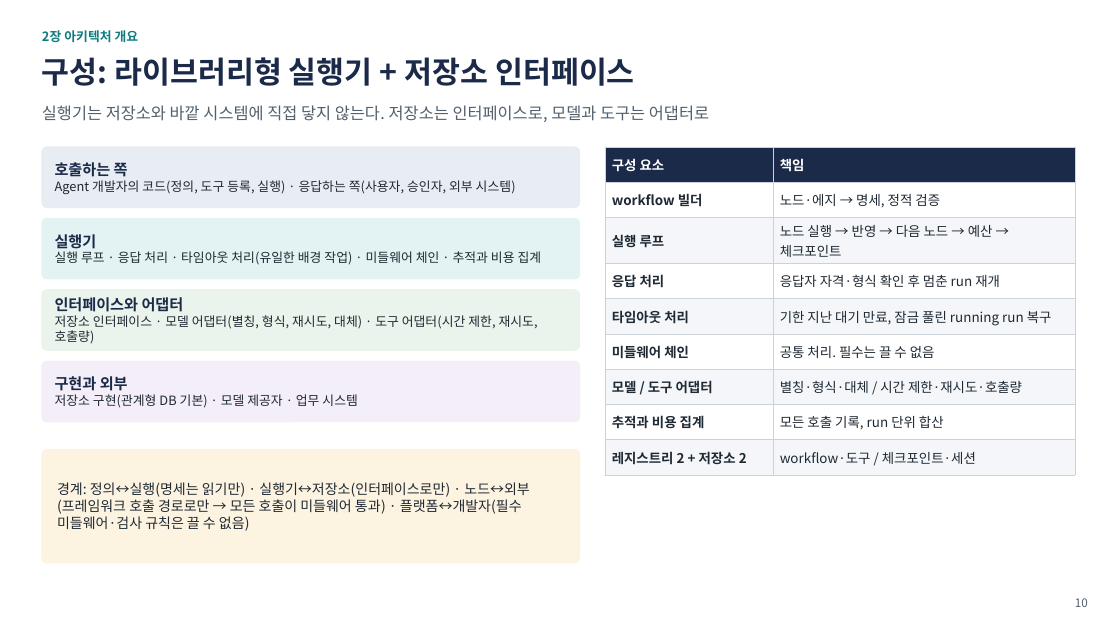
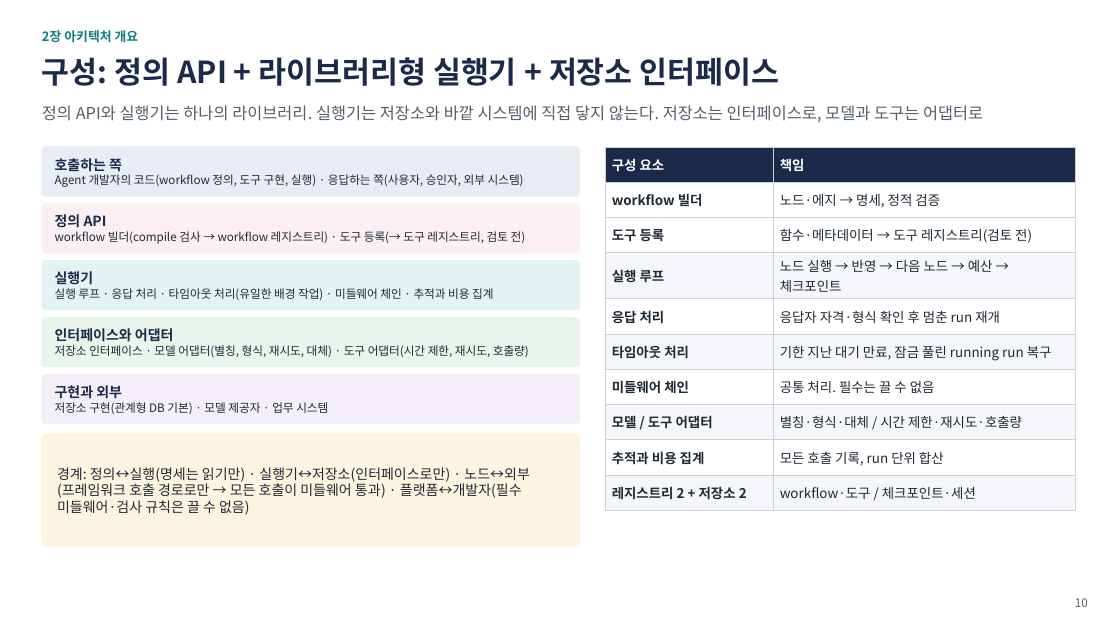
Before and after one commit to iwindfree/ai-agent-framework-architecture, a slide deck: slide 10 of AI_Agent_Workflow_Framework_Summary.pptx. Drawn at 1120x630 pixels with LibreOffice and Linux fonts; fonts in the diff are those of the drawing. Boxes give left, top, right and bottom in pixels: in the first picture for what was removed or moved away, otherwise in the second. Text is boxed around its words. In the diff, an @@ line names an element or a change of style, - is before the commit and + after.

```diff
--- a/AI_Agent_Workflow_Framework_Summary.pptx
+++ b/AI_Agent_Workflow_Framework_Summary.pptx
@@ text at bbox=[42, 57, 780, 86]: text changed @@
-구성: 라이브러리형 실행기 + 저장소 인터페이스
+구성: 정의 API + 라이브러리형 실행기 + 저장소 인터페이스
@@ text at bbox=[42, 105, 983, 122]: text changed @@
-실행기는 저장소와 바깥 시스템에 직접 닿지 않는다. 저장소는 인터페이스로, 모델과 도구는 어댑터로
+정의 API와 실행기는 하나의 라이브러리. 실행기는 저장소와 바깥 시스템에 직접 닿지 않는다. 저장소는 인터페이스로, 모델과 도구는 어댑터로
@@ rounded rectangle: place and size @@
-rounded rectangle at bbox=[42, 147, 580, 208]
+rounded rectangle at bbox=[42, 147, 580, 196]
@@ table at bbox=[605, 147, 1075, 504] @@
+row 3: 도구 등록 | 함수·메타데이터 → 도구 레지스트리(검토 전)
@@ text at bbox=[55, 174, 524, 187]: text changed; size 11 to 10 pt @@
-Agent 개발자의 코드(정의, 도구 등록, 실행) · 응답하는 쪽(사용자, 승인자, 외부 시스템)
+Agent 개발자의 코드(workflow 정의, 도구 구현, 실행) · 응답하는 쪽(사용자, 승인자, 외부 시스템)
@@ text at bbox=[55, 158, 122, 172]: size 13 to 12 pt in "호출하는 쪽" @@
@@ rounded rectangle added at bbox=[42, 204, 580, 253], fill #FCEFF4, outline #FCEFF4 1 pt @@
@@ text added at bbox=[55, 231, 526, 244], 10 pt, text #1F2933 @@
+정의 API
+workflow 빌더(compile 검사 → workflow 레지스트리) · 도구 등록(→ 도구 레지스트리, 검토 전)
@@ rounded rectangle: place and size @@
-rounded rectangle at bbox=[42, 218, 580, 279]
+rounded rectangle at bbox=[42, 260, 580, 309]
@@ text "실행기": place and size @@
-text "실행기" at bbox=[55, 234, 542, 265]
+text "실행기" at bbox=[55, 271, 493, 300]
@@ text "실행기" at bbox=[55, 271, 493, 300]: size 13 to 12 pt in "실행기"; size 11 to 10 pt @@
@@ rounded rectangle: place and size @@
-rounded rectangle at bbox=[42, 290, 580, 350]
+rounded rectangle at bbox=[42, 318, 580, 366]
@@ text "인터페이스와 어댑터": place and size @@
-text "인터페이스와 어댑터" at bbox=[55, 315, 538, 343]
+text "인터페이스와 어댑터" at bbox=[55, 345, 529, 357]
@@ text "인터페이스와 어댑터" at bbox=[55, 345, 529, 357]: size 13 to 12 pt in "인터페이스와 어댑터"; size 11 to 10 pt in "저장소 인터페이스 · 모델 어댑터(별칭, 형식, 재시도, ..." @@
@@ rounded rectangle: place and size @@
-rounded rectangle at bbox=[42, 361, 580, 422]
+rounded rectangle at bbox=[42, 375, 580, 423]
@@ text "구현과 외부": place and size @@
-text "구현과 외부" at bbox=[55, 376, 357, 408]
+text "구현과 외부" at bbox=[55, 385, 328, 414]
@@ text "구현과 외부" at bbox=[55, 385, 328, 414]: size 13 to 12 pt in "구현과 외부"; size 11 to 10 pt in "저장소 구현(관계형 DB 기본) · 모델 제공자 ..." @@
@@ rounded rectangle: place and size @@
-rounded rectangle at bbox=[42, 450, 580, 563]
+rounded rectangle at bbox=[42, 434, 580, 547]
@@ text "경계: 정의↔실행(명세는 읽기만) · 실행기↔저장소(인터페이스로만) ...": place and size @@
-text "경계: 정의↔실행(명세는 읽기만) · 실행기↔저장소(인터페이스로만) ..." at bbox=[57, 482, 529, 531]
+text "경계: 정의↔실행(명세는 읽기만) · 실행기↔저장소(인터페이스로만) ..." at bbox=[57, 467, 529, 515]
```
Also in this commit, not shown: 1 other slide changed, 2 other files.
